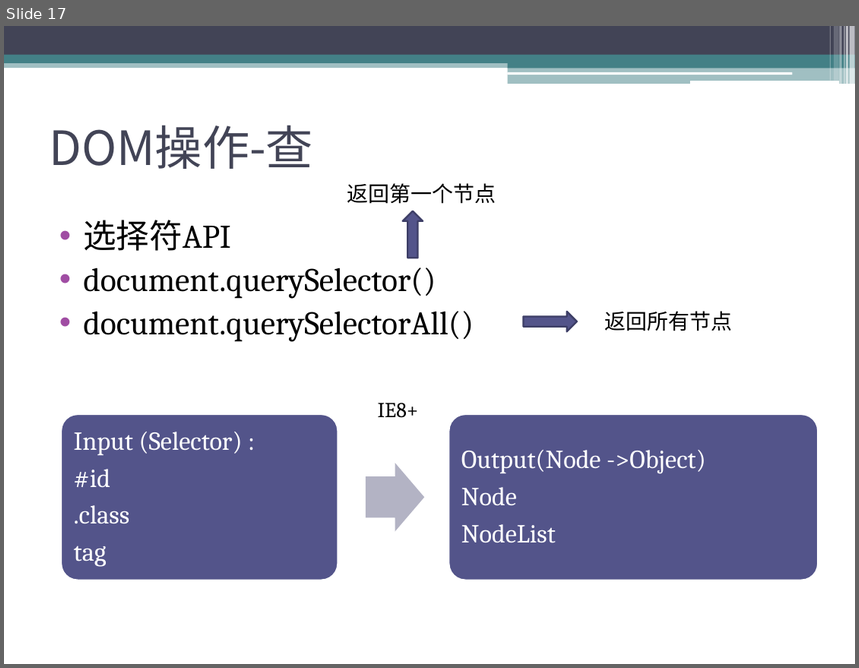
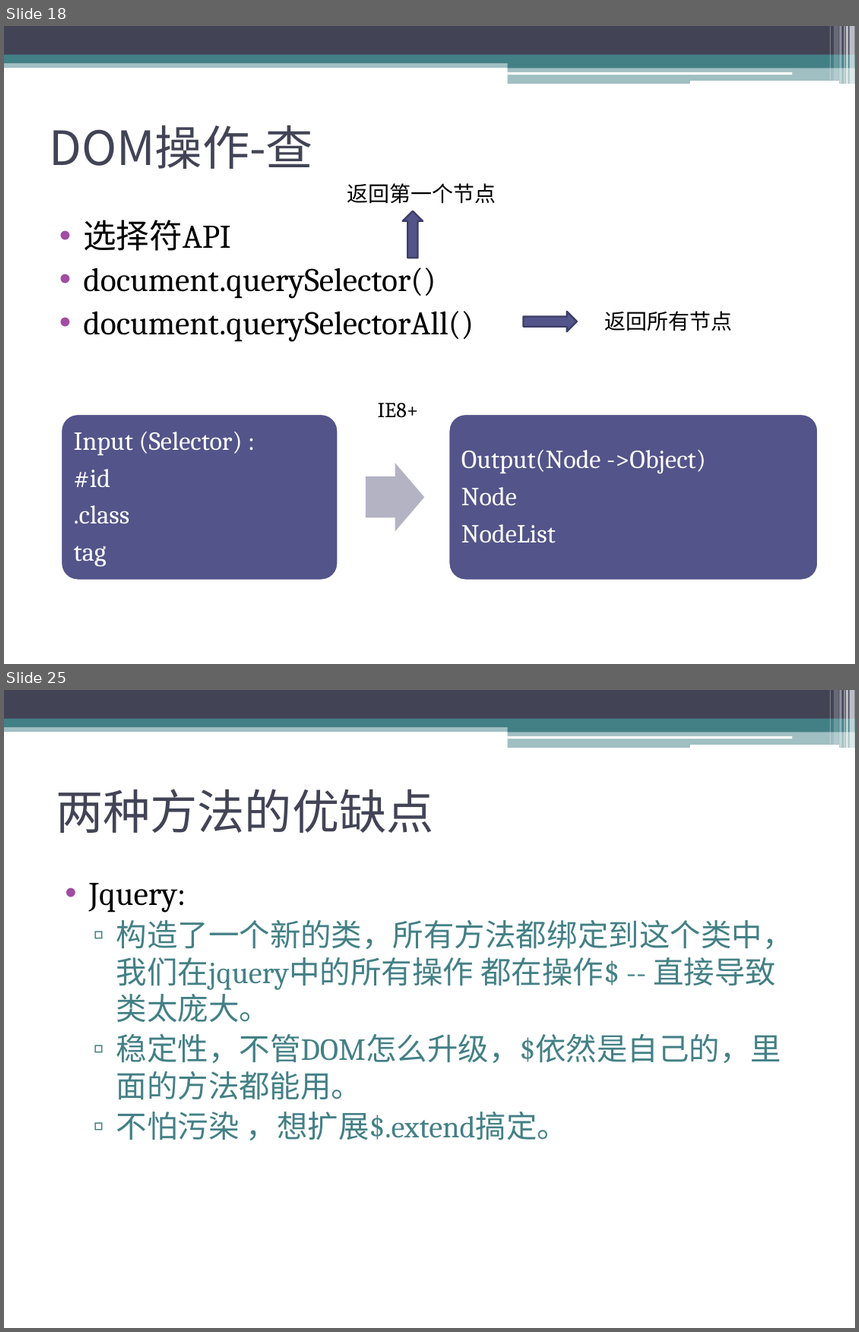
Before and after one commit to sophiazzw/Front_Library, a slide deck: manipulation.pptx. Shown one above the other, each under a label of ours: slide 17 before the commit, slides 18 and 25 after it; the slides between them are not shown. The pictures are 859x668 and 859x1332 pixels, drawn with LibreOffice and Linux fonts; fonts in the diff are those of the drawing. Boxes give left, top, right and bottom in pixels: in the first picture for what was removed or moved away, otherwise in the second. Text is boxed around its words. In the diff, an @@ line names an element or a change of style, - is before the commit and + after.

```diff
--- a/manipulation.pptx
+++ b/manipulation.pptx
@@ slide 25 added at [4,690,855,1328], background #FFFFFF; not listed: 13 template elements that a slide beside it also shows @@
@@ title added at [56,789,433,833], 40 pt, text #424456 @@
+两种方法的优缺点
@@ text added at [89,883,794,1141], 26 pt, text #438086 @@
+• Jquery:
+  ▫ 构造了一个新的类，所有方法都绑定到这个类中，我们在jquery中的所有操作 都在操作$ -- 直接导致类太庞大。
+  ▫ 稳定性，不管DOM怎么升级，$依然是自己的，里面的方法都能用。
+  ▫ 不怕污染 ，想扩展$.extend搞定。
@@ what was slide 17 is now slide 18 @@
```
Also in this commit, not shown: 5 slides changed, 7 other slides added, 4 other files.
